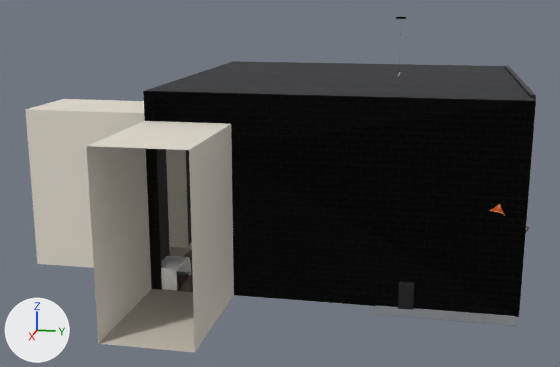
The glTF model public/assets/stage/baked/set0.glb, before and after one commit.
One viewpoint serves both versions: a 50 mm camera at (5.57, 1.61, 4.07) aimed at (-5.53, -0.61, 1.29). The axes (+X, +Y, +Z) are drawn at lower left. The lights are the same throughout. The older version comes first. Where no turn or scale is listed for an object, it has been applied to the vertices. Vertices at exactly the same position are counted once.

Before the edit, the objects in view are built like this:
```python
ob_static = bpy.data.objects.new('Static', me_mesh_71)
ob_static.location = (-5.65, -0.71, 1.83)
```
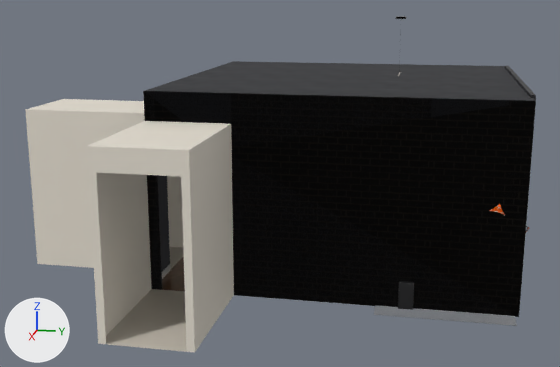
Where the change shows, as pixel boxes (x1, y1, x2, y2) in the pictures (560 x 367 px; the box of a moved part takes in the faces that stretch with it):
part 1 of me_mesh_71, moved or reshaped (not visible afterwards)
    before: (161, 256, 191, 291)
part 2 of me_mesh_71, added
    after: (86, 146, 195, 352)

What the commit changed:
me_mesh_71 is used by ob_static; location (-5.65, -0.71, 1.83).
me_mesh_71 had 33337 vertices, 58579 faces and spanned x -3.25..3.25, y -3.59..3.59, z -1.87..1.87.
me_mesh_71 now has 33339 vertices, 58581 faces and spans x -3.25..3.25, y -3.59..3.59, z -1.87..1.87.
me_mesh_71 part 1: 12 vertices moved from x 0.8..0.85, y -1.44..-1.12, z -1.8..-1.56 to x -0.51..-0.48, y -1.44..-1.12, z -1.84..-1.55; 348 vertices removed from x 0.78..1.44, y -1.44..-1.12, z -1.84..-1.51; 350 vertices added at x -1.14..-0.48, y -1.44..-1.12, z -1.84..-1.51.
me_mesh_71 part 2: 4 vertices added at x 3.25, y -1.39..-0.39, z -1.84..0.27.
Other edits to the shape of me_mesh_71 do not show in these pictures.
